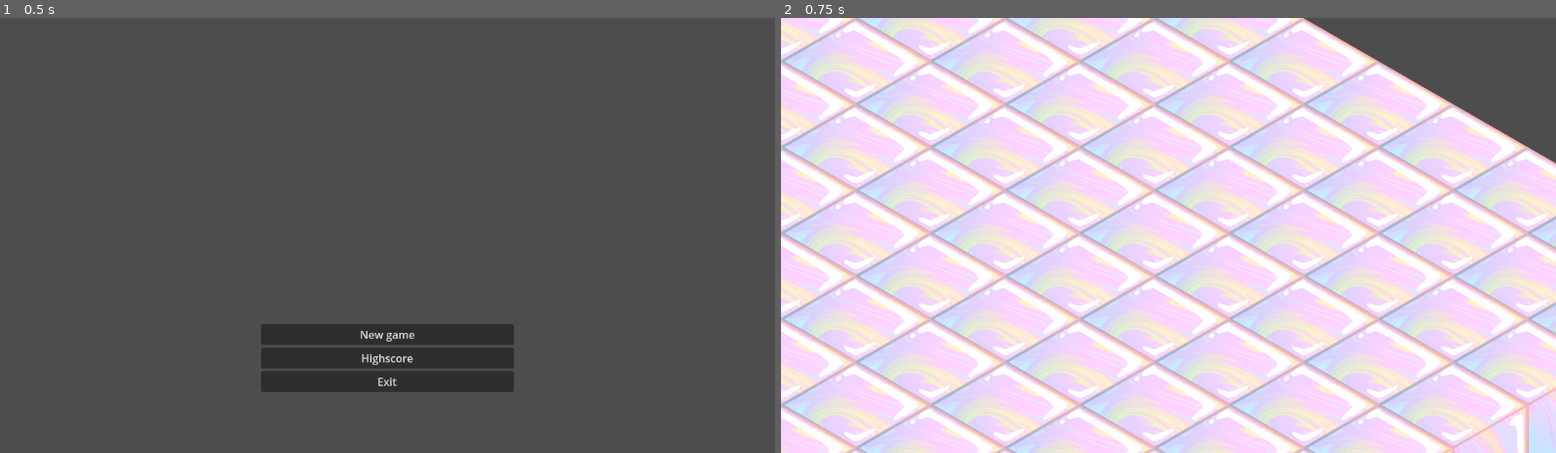
Above: before the commit, frames 1-2 (left to right).
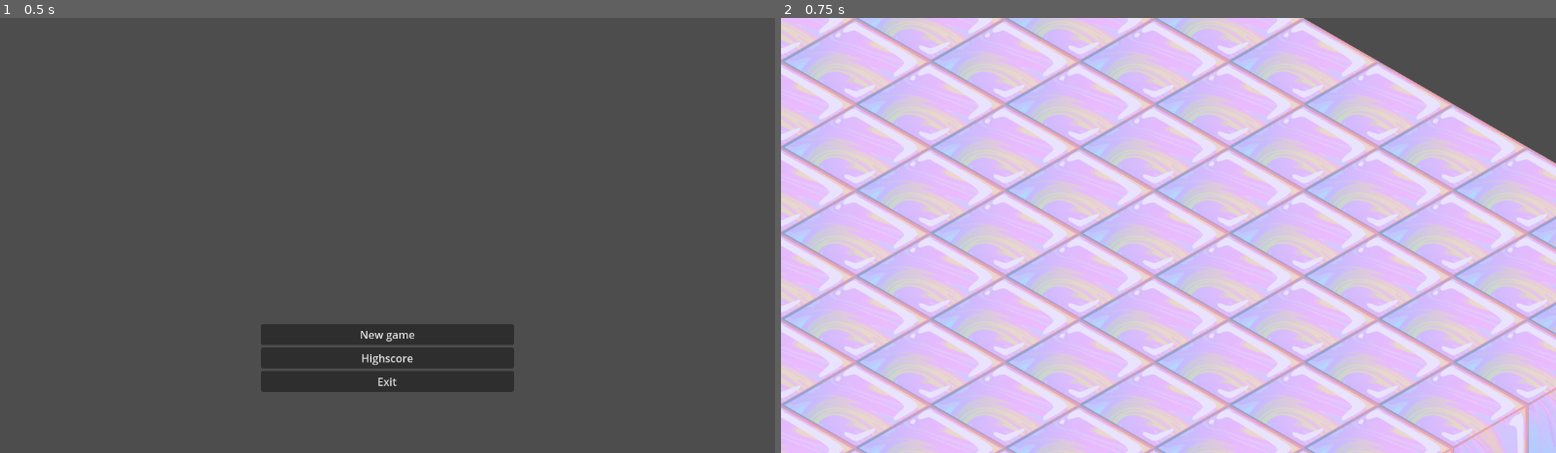
Above: after the commit, the same moments.

Repository: Trashpanda-GameDev/BubbleTown
Game: Godot game, scene res://scenes/main_menu.tscn
Two runs of this game, one before a commit and one after it. Both use one fixed random seed, a clock stepped at 60 frames per second and the inputs below.
Inputs:
- Up to frame 1 (0.5 s): no input
- Up to frame 2 (0.75 s): click "New game" at 0.5 s

Frame 1 is identical in both runs. In frame 2, 39% of the frame differs, in the area x 0-100%, y 0-100%.

Commit message:
Create day time cycle of 2 minutes in main scene

Diff:
--- /dev/null
+++ b/scenes/day_cycle.gd
@@ -0,0 +1,27 @@
+extends CanvasModulate
+class_name DayCycle
+
+signal changeDayTime(dayTime: DAY_STATE)
+
+@onready var animationPlayer: AnimationPlayer = $AnimationPlayer
+
+enum DAY_STATE{MORNING, AFTERNOON, EVENING}
+
+var dayTime: DAY_STATE = DAY_STATE.MORNING
+
+func _ready() -> void:
+	add_to_group("DayCycle")
+
+func _process(delta: float) -> void:
+	var currentAnimationPosition = animationPlayer.current_animation_position
+	var animationLength = animationPlayer.current_animation_length / 3
+
+	if currentAnimationPosition < animationLength && dayTime != DAY_STATE.MORNING:
+		dayTime = DAY_STATE.MORNING
+		changeDayTime.emit(dayTime)
+	elif currentAnimationPosition > (animationLength * 2) && dayTime != DAY_STATE.AFTERNOON:
+		dayTime = DAY_STATE.EVENING
+		changeDayTime.emit(dayTime)
+	else:
+		dayTime = DAY_STATE.EVENING
+		changeDayTime.emit(dayTime)
--- a/scenes/town.tscn
+++ b/scenes/town.tscn
@@ -1,6 +1,45 @@
-[gd_scene load_steps=4 format=4 uid="uid://cpl2fu5au2wx2"]
+[gd_scene load_steps=8 format=4 uid="uid://cpl2fu5au2wx2"]
 
+[ext_resource type="Script" uid="uid://d26ymlecpchdk" path="res://scenes/day_cycle.gd" id="1_f2a5t"]
 [ext_resource type="Texture2D" uid="uid://bh5ogjitlddnx" path="res://assets/tile_placeholder.png" id="1_gt07c"]
+
+[sub_resource type="Animation" id="Animation_ms2es"]
+resource_name = "day_cycle_animation"
+length = 120.0
+loop_mode = 1
+tracks/0/type = "value"
+tracks/0/imported = false
+tracks/0/enabled = true
+tracks/0/path = NodePath(".:color")
+tracks/0/interp = 1
+tracks/0/loop_wrap = true
+tracks/0/keys = {
+"times": PackedFloat32Array(0.0333333, 80, 120),
+"transitions": PackedFloat32Array(1, 1, 1),
+"update": 0,
+"values": [Color(0.915662, 0.891866, 0.992276, 1), Color(0.878431, 0.584314, 0.309804, 1), Color(0.682929, 0.543463, 0.901459, 1)]
+}
+
+[sub_resource type="Animation" id="Animation_eruj1"]
+length = 0.001
+tracks/0/type = "value"
+tracks/0/imported = false
+tracks/0/enabled = true
+tracks/0/path = NodePath(".:color")
+tracks/0/interp = 1
+tracks/0/loop_wrap = true
+tracks/0/keys = {
+"times": PackedFloat32Array(0),
+"transitions": PackedFloat32Array(1),
+"update": 0,
+"values": [Color(0.396747, 0.632656, 0.92471, 1)]
+}
+
+[sub_resource type="AnimationLibrary" id="AnimationLibrary_1jyyf"]
+_data = {
+&"RESET": SubResource("Animation_eruj1"),
+&"day_cycle_animation": SubResource("Animation_ms2es")
+}
 
 [sub_resource type="TileSetAtlasSource" id="TileSetAtlasSource_gt07c"]
 texture = ExtResource("1_gt07c")
@@ -18,6 +57,16 @@
 
 [node name="Town" type="Node2D"]
 
+[node name="DayCycle" type="CanvasModulate" parent="."]
+color = Color(0.396747, 0.632656, 0.92471, 1)
+script = ExtResource("1_f2a5t")
+
+[node name="AnimationPlayer" type="AnimationPlayer" parent="DayCycle"]
+libraries = {
+&"": SubResource("AnimationLibrary_1jyyf")
+}
+autoplay = "day_cycle_animation"
+
 [node name="Background" type="Node2D" parent="."]
 
 [node name="TileMapLayer" type="TileMapLayer" parent="Background"]
Not shown, added: scenes/day_cycle.gd.uid
